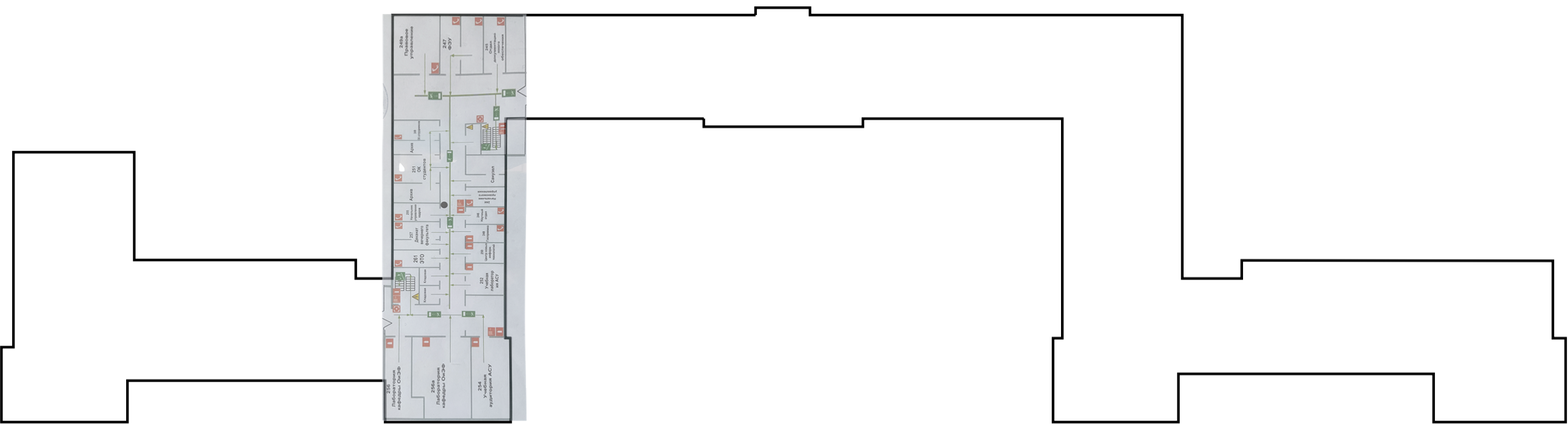
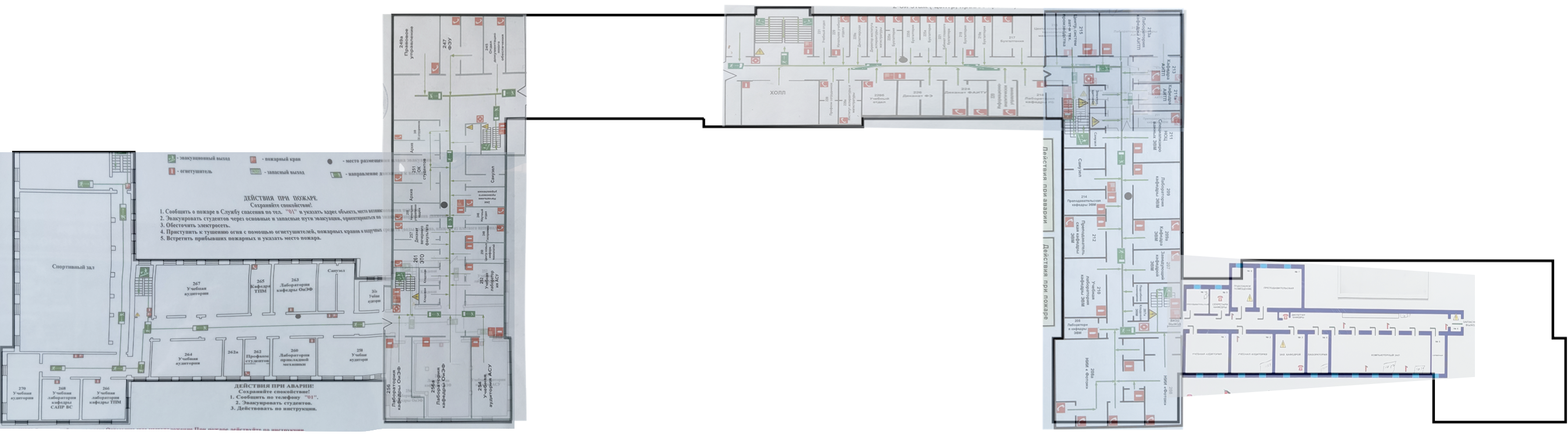
Revision of a layered 1568px x 445px image; what changed, layer by layer:
added group "Этаж 2" with 5 layers above "Этаж 1" over [0, 4, 1475, 432]
added layer "2п_крыло" (50%) in group "Этаж 2" over [1166, 254, 1475, 399]
added layer "2п_переход" (50%) in group "Этаж 2" over [1041, 7, 1185, 431]
added layer "2п_центр" (50%) in group "Этаж 2" over [721, 4, 1188, 133]
moved "2л_переход" into group "Этаж 2" over [381, 152, 515, 422]
showed "2л_крыло", moved it into group "Этаж 2" over [0, 152, 515, 432]
